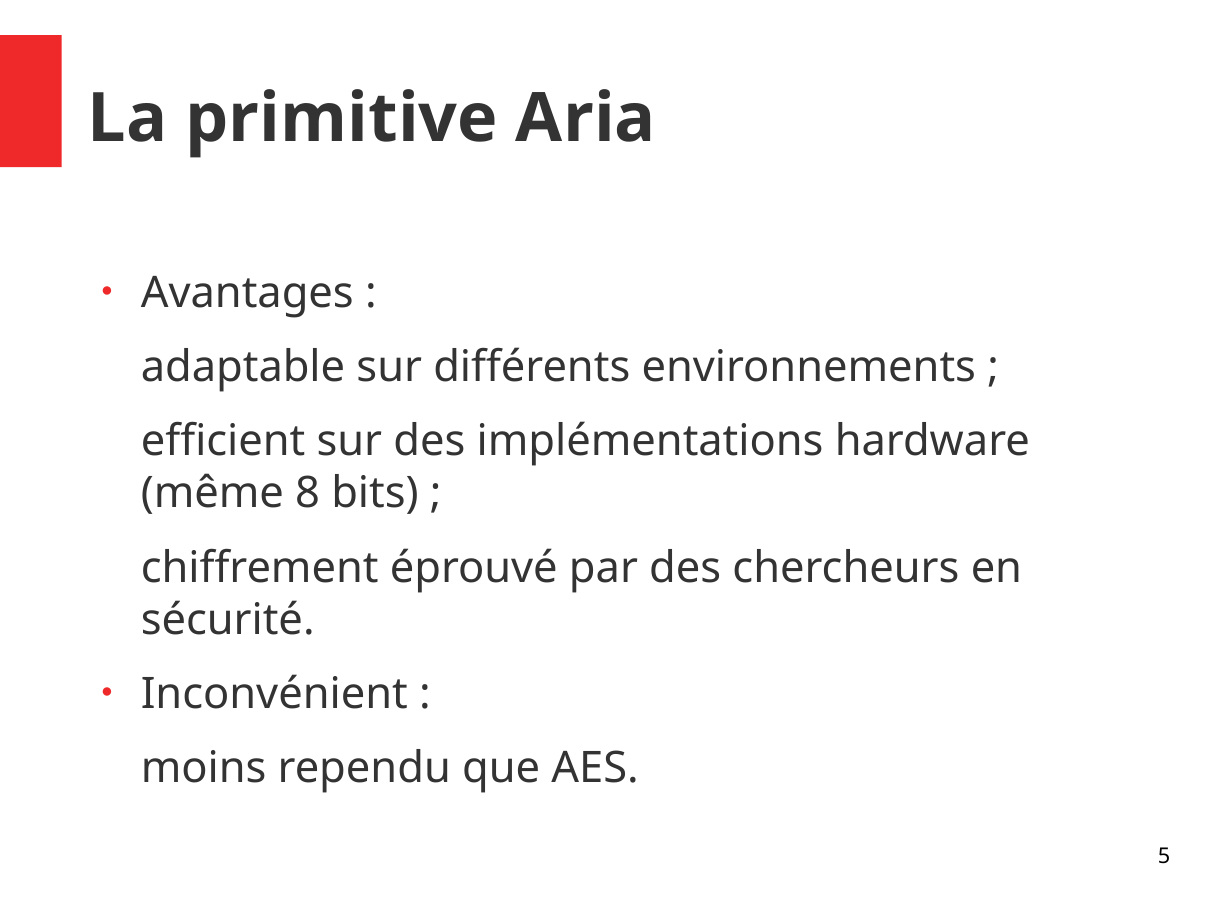
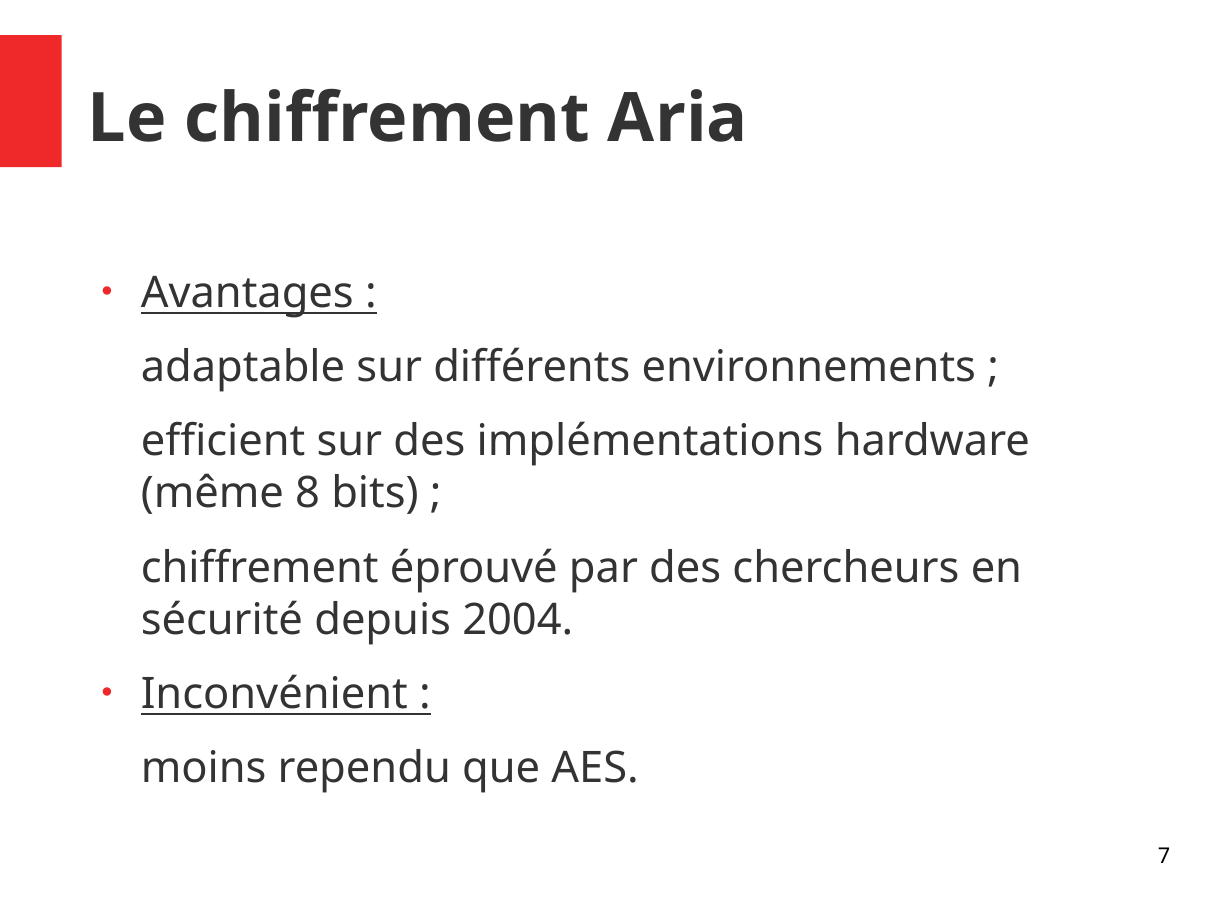
Before and after one commit to Allard-Chris/Aria, a slide deck: slide 7 of docs/[M2CSI]_ICP_Aria_Allard_Aulagnier.odp (slide 5 before the commit). Drawn at 1232x924 pixels with LibreOffice and Linux fonts; fonts in the diff are those of the drawing. Boxes give left, top, right and bottom in pixels: in the first picture for what was removed or moved away, otherwise in the second. Text is boxed around its words. In the diff, an @@ line names an element or a change of style, - is before the commit and + after.

```diff
--- a/docs/[M2CSI]_ICP_Aria_Allard_Aulagnier.odp
+++ b/docs/[M2CSI]_ICP_Aria_Allard_Aulagnier.odp
@@ title at (88, 88, 748, 142): text changed @@
-La primitive Aria
+Le chiffrement Aria
@@ text at (141, 276, 408, 715): underline on in "Avantages :", "Inconvénient :" @@
@@ text at (141, 548, 1022, 645): text changed @@
-chiffrement éprouvé par des chercheurs en sécurité.
+chiffrement éprouvé par des chercheurs en sécurité depuis 2004.
@@ page number at (1158, 847, 1170, 863): text changed @@
-5
+7
```
Also in this commit, not shown: 6 other slides changed, 15 slides added, 3 slides removed, 3 other files.
